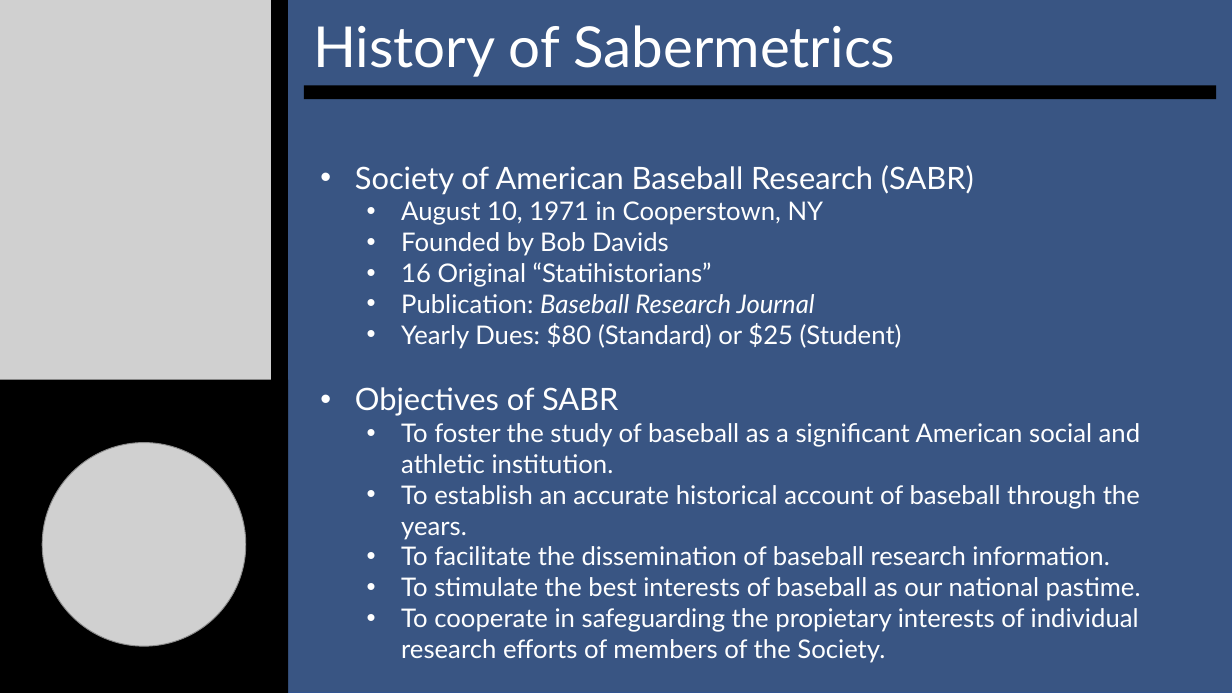
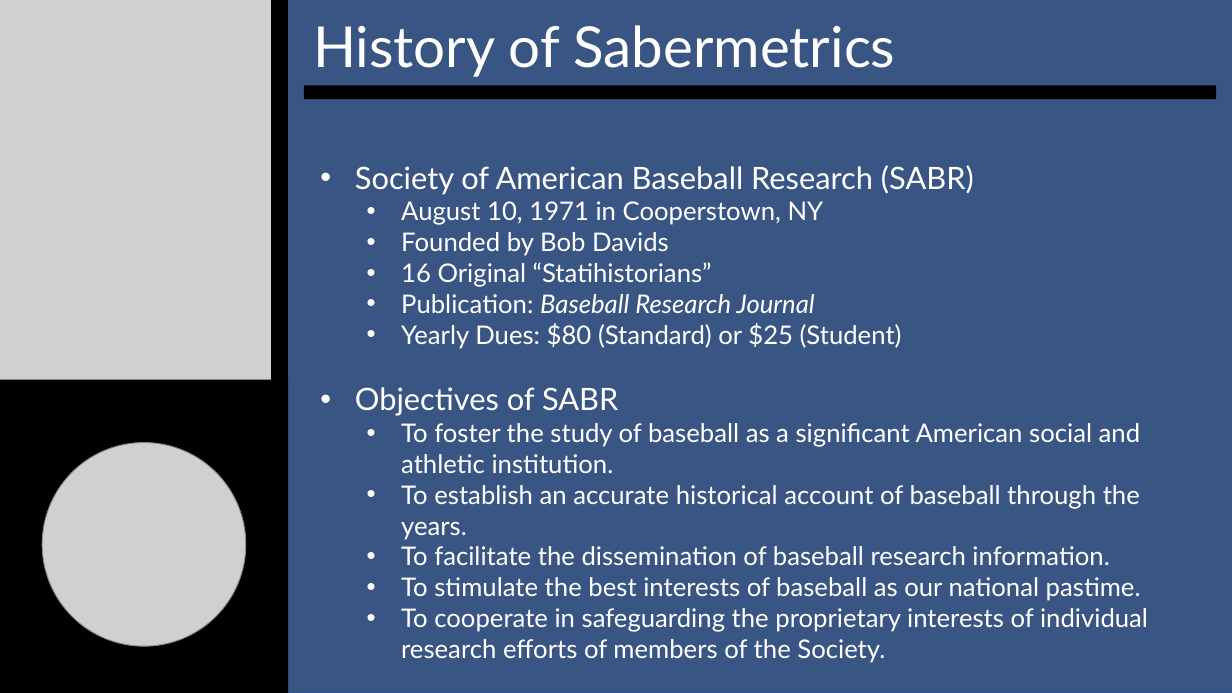
Before and after one commit to SuperMarioGiacomazzo/STOR538_WEBSITE, a slide deck: slide 3 of Slides/Baseball 1/Baseball_1_Lecture.pptx. Drawn at 1232x693 pixels with LibreOffice and Linux fonts; fonts in the diff are those of the drawing; grey boxes stand for pictures. Boxes give left, top, right and bottom in pixels: in the first picture for what was removed or moved away, otherwise in the second. Text is boxed around its words. In the diff, an @@ line names an element or a change of style, - is before the commit and + after.

```diff
--- a/Slides/Baseball 1/Baseball_1_Lecture.pptx
+++ b/Slides/Baseball 1/Baseball_1_Lecture.pptx
@@ text at (401,608,1148,663): text changed @@
-  • To cooperate in safeguarding the propietary interests of individual research efforts of members of the Society.
+  • To cooperate in safeguarding the proprietary interests of individual research efforts of members of the Society.
```
Also in this commit, not shown: 1 other file.
